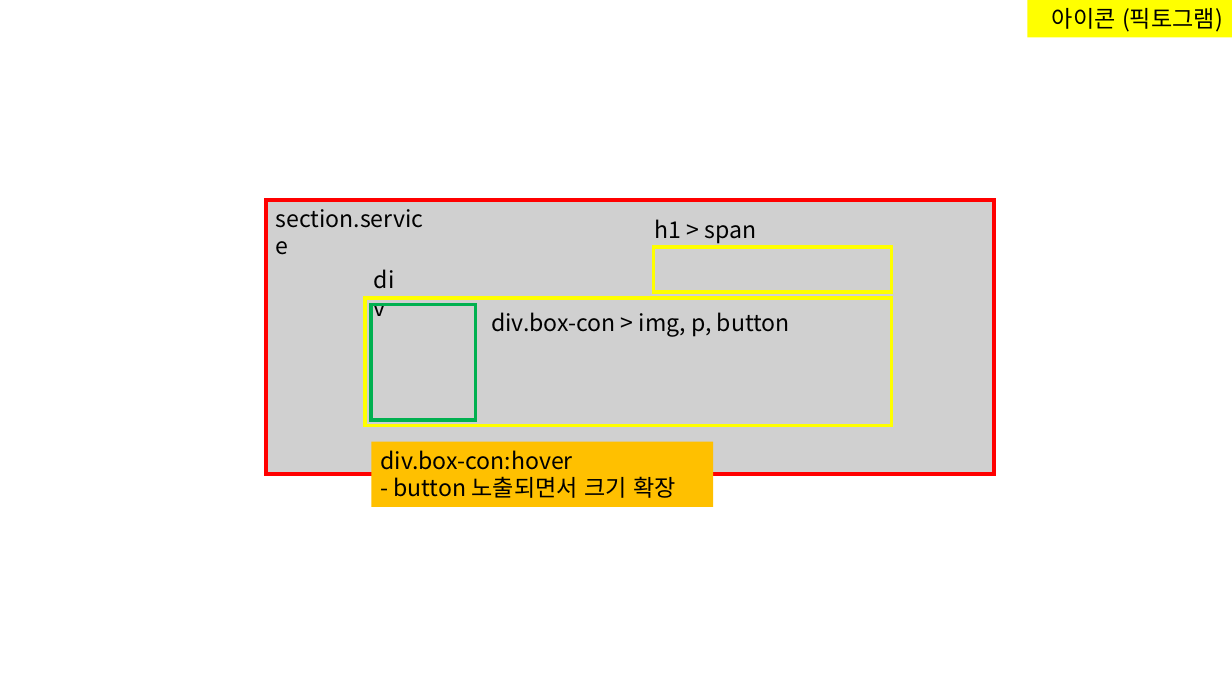
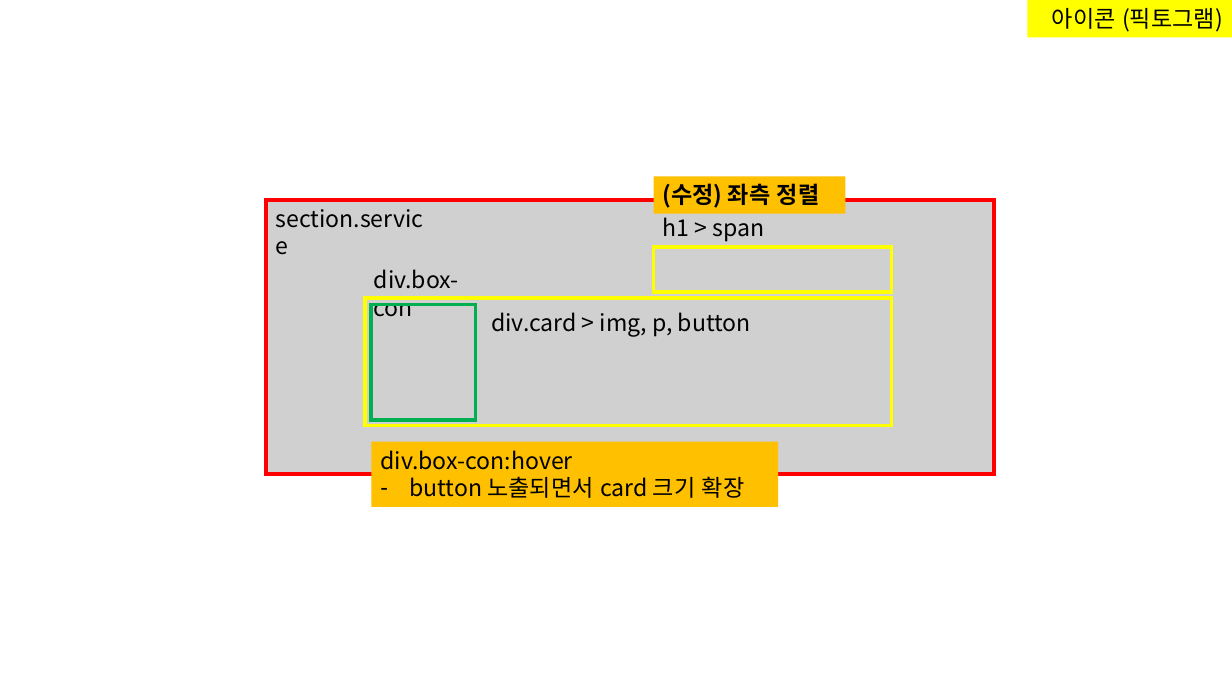
Before and after one commit to kim-yeny/project-lawfirm, a slide deck: slide 3 of [참고] lawfirm/(노트) lawfirm.pptx. Drawn at 1232x693 pixels with LibreOffice and Linux fonts; fonts in the diff are those of the drawing; grey boxes stand for pictures. Boxes give left, top, right and bottom in pixels: in the first picture for what was removed or moved away, otherwise in the second. Text is boxed around its words. In the diff, an @@ line names an element or a change of style, - is before the commit and + after.

```diff
--- a/[참고] lawfirm/(노트) lawfirm.pptx
+++ b/[참고] lawfirm/(노트) lawfirm.pptx
@@ rectangle added at [653,177,846,213], fill #FFC000, 18 pt, text #000000, bold @@
+(수정) 좌측 정렬
@@ text "h1 > span" rewrapped from [655,219,757,243] to [663,213,765,242] @@
@@ text at [374,269,459,317]: text changed @@
-div
+div.box-con
@@ text at [491,312,751,337]: text changed @@
-div.box-con > img, p, button
+div.card > img, p, button
@@ rectangle "div.box-con:hover": place and size @@
-rectangle "div.box-con:hover" at [372,442,714,507]
+rectangle "div.box-con:hover" at [372,442,778,507]
@@ text in rectangle at [409,476,745,498]: text changed @@
-- button 노출되면서 크기 확장
+– button 노출되면서 card 크기 확장
```
Also in this commit, not shown: 4 other slides changed, 1 slide added.
